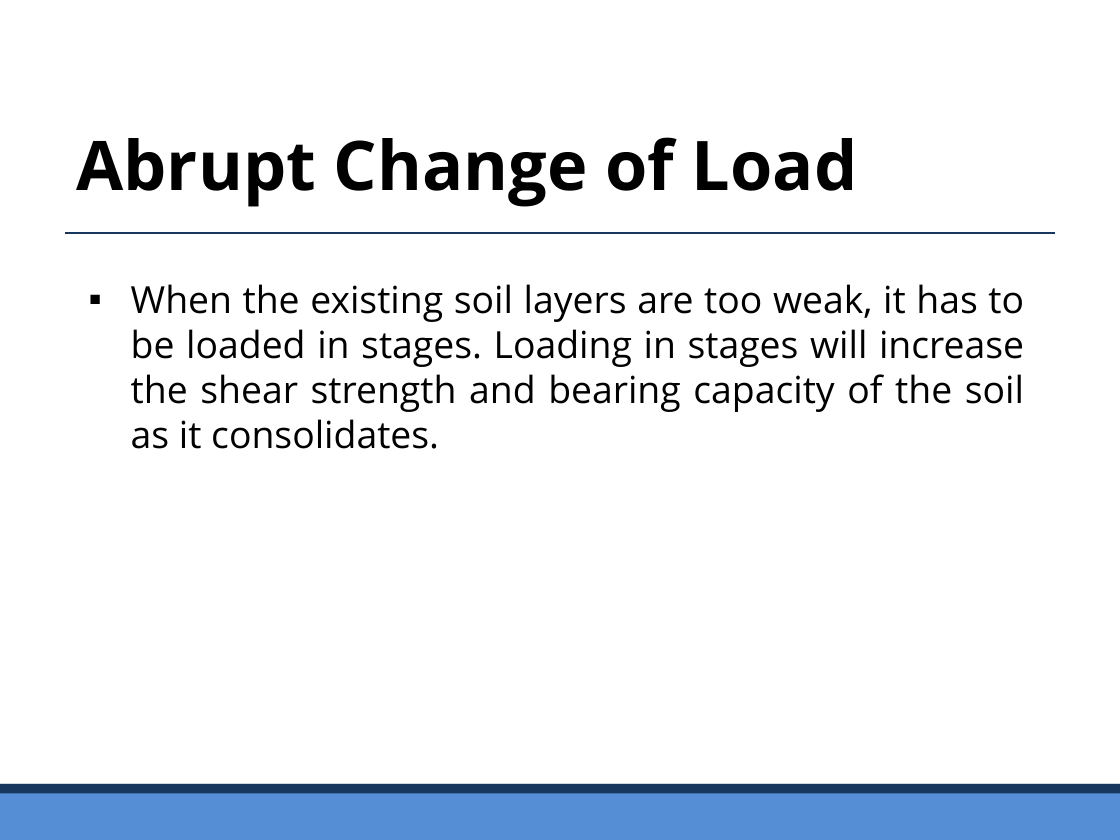
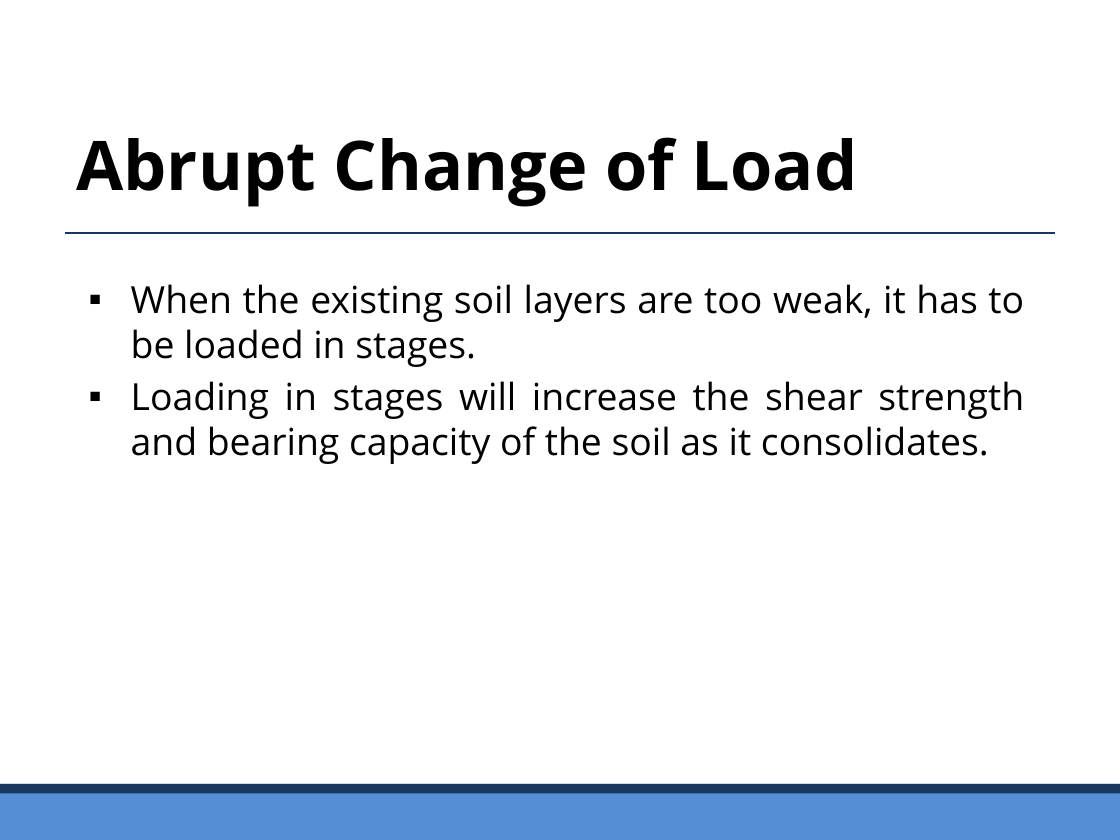
Before and after one commit to civilabs/computationalmethods, a slide deck: slide 8 of Handouts/Lecture 04.pptx. Drawn at 1120x840 pixels with LibreOffice and Linux fonts; fonts in the diff are those of the drawing. Boxes give left, top, right and bottom in pixels: in the first picture for what was removed or moved away, otherwise in the second. Text is boxed around its words. In the diff, an @@ line names an element or a change of style, - is before the commit and + after.

```diff
--- a/Handouts/Lecture 04.pptx
+++ b/Handouts/Lecture 04.pptx
@@ text at box(131, 284, 1024, 464): text changed @@
-▪ When the existing soil layers are too weak, it has to be loaded in stages. Loading in stages will increase the shear strength and bearing capacity of the soil as it consolidates.
+▪ When the existing soil layers are too weak, it has to be loaded in stages.
+▪ Loading in stages will increase the shear strength and bearing capacity of the soil as it consolidates.
```
Also in this commit, not shown: 3 other slides changed, 50 other files.
